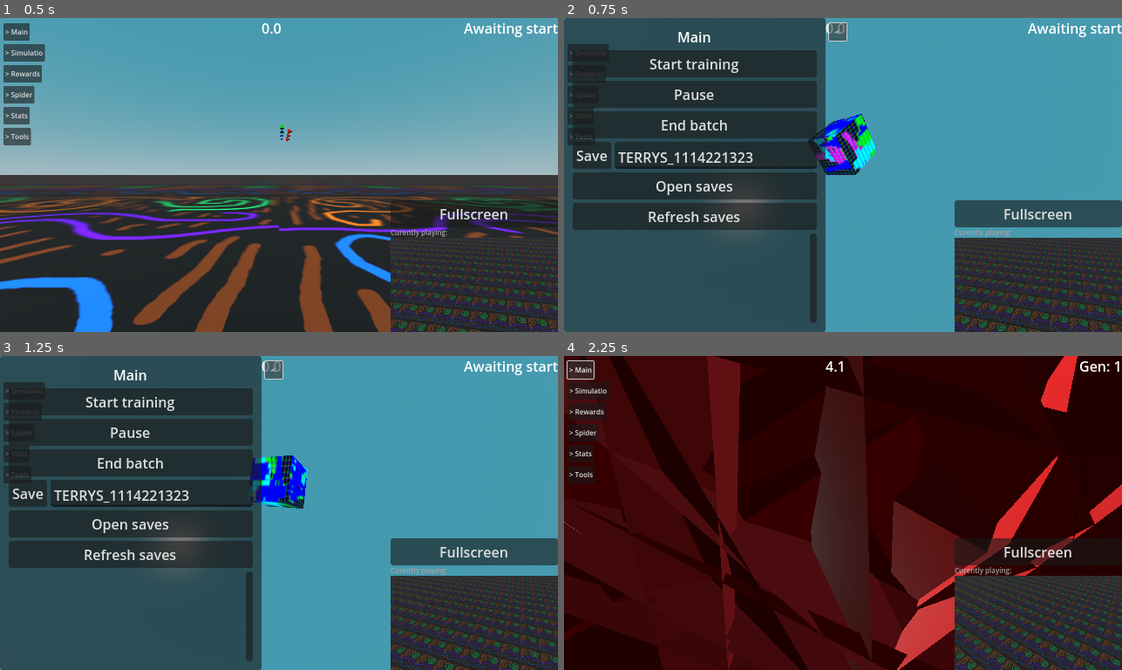
Above: before the commit, frames 1-4 (two rows, left to right).
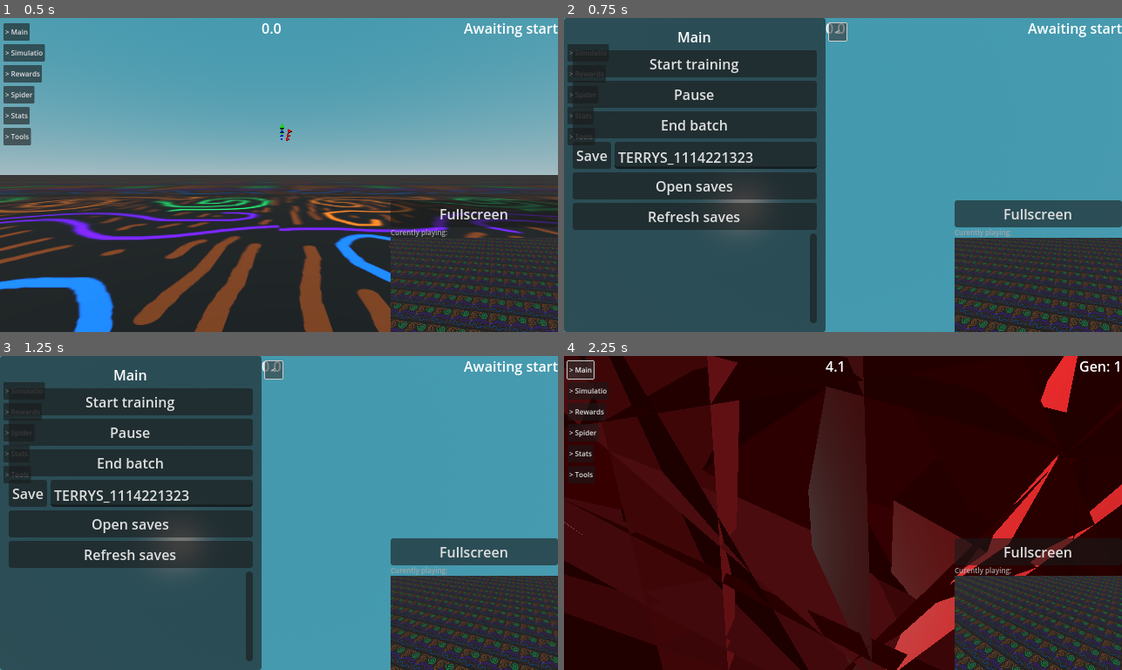
Above: after the commit, the same moments.

Repository: officialErnests/de-ai-ed
Game: Godot game, scene res://scenes/main.tscn
Same seed, same stepped clock (60 frames per second), same inputs: the game is played once before the commit and once after it.
Inputs:
- Up to frame 1 (0.5 s): no input
- Up to frame 2 (0.75 s): click "> Main" at 0.5 s
- Up to frame 3 (1.25 s): no input
- Up to frame 4 (2.25 s): click "End batch" at 1.25 s; click "<" at 2 s

Frame 1 is identical in both runs. In frame 2, 1.6% of the frame differs, in the area x 43-57%, y 30-50%; in frame 3, 1.5%; in frame 4, 2.7%, in the area x 2-87%, y 2-98%.

Commit message:
v0.2.7 tools - made tools

Diff:
--- a/project.godot
+++ b/project.godot
@@ -14,6 +14,10 @@
 run/main_scene="uid://btjrdo0mrklry"
 config/features=PackedStringArray("4.5", "GL Compatibility")
 config/icon="res://icon.svg"
+
+[autoload]
+
+global="*res://scripts/global.gd"
 
 [display]
 
--- a/scenes/main.tscn
+++ b/scenes/main.tscn
@@ -53,6 +53,7 @@
 
 [sub_resource type="StandardMaterial3D" id="StandardMaterial3D_o6xl0"]
 shading_mode = 0
+albedo_color = Color(0, 0, 1, 1)
 albedo_texture = ExtResource("5_tefeu")
 
 [sub_resource type="BoxMesh" id="BoxMesh_tipki"]
@@ -89,13 +90,15 @@
 mesh = SubResource("CylinderMesh_sugp2")
 skeleton = NodePath("../..")
 
-[node name="Floating_cam" type="Camera3D" parent="Camera_setup/NeckOrSmthing/Dron"]
+[node name="Floating_cam" type="Camera3D" parent="Camera_setup/NeckOrSmthing/Dron" node_paths=PackedStringArray("main_node")]
 transform = Transform3D(1, 0, 0, 0, -4.371139e-08, 1, 0, -1, -4.371139e-08, 0, 0, 0)
 cull_mask = 1048573
 current = true
 script = ExtResource("4_tbgi4")
+main_node = NodePath("../../../../Spidersss")
 
 [node name="Pointer" type="MeshInstance3D" parent="Camera_setup/NeckOrSmthing/Dron/Floating_cam"]
+transform = Transform3D(1, 0, 0, 0, 1, 0, 0, 0, 1, 0, 2, 0)
 visible = false
 material_override = SubResource("StandardMaterial3D_o6xl0")
 mesh = SubResource("BoxMesh_tipki")
@@ -866,7 +869,7 @@
 text = "Curently playing:"
 vertical_alignment = 2
 
-[node name="Spidersss" type="Node3D" parent="." node_paths=P …(956 unchanged characters)… ", "node_visualiser", "generation_count")]
+[node name="Spidersss" type="Node3D" parent="." node_paths=P …(956 unchanged characters)… ", "node_visualiser", "generation_count", "pointer_mesh", "camera")]
 script = ExtResource("7_tipki")
 start = NodePath("../Camera_setup/NeckOrSmthing/Dron/Floating_cam/Gui/Main/Panel/VBoxContainer/Start")
 pause_button = NodePath("../Camera_setup/NeckOrSmthing/Dron/Floating_cam/Gui/Main/Panel/VBoxContainer/Pause")
@@ -922,6 +925,8 @@
 timer = NodePath("../Lerning")
 node_visualiser = NodePath("../Camera_setup/NeckOrSmthing/Dron/Floating_cam/AiNodes")
 generation_count = NodePath("../Camera_setup/NeckOrSmthing/Dron/Floating_cam/GenCount/Label")
+pointer_mesh = NodePath("../Camera_setup/NeckOrSmthing/Dron/Floating_cam/Pointer")
+camera = NodePath("../Camera_setup/NeckOrSmthing/Dron/Floating_cam")
 
 [node name="Lerning" type="Timer" parent="."]
 one_shot = true
--- a/scripts/close_open_panel.gd
+++ b/scripts/close_open_panel.gd
@@ -20,6 +20,7 @@
 	is_moving = true
 
 	is_open = not is_open
+	global.menu_open = is_open
 
 	move()
 
--- a/scripts/drager.gd
+++ b/scripts/drager.gd
@@ -1,58 +1,88 @@
 extends Camera3D
+
+enum Tool {
+	VIEW,
+	GRAB,
+	KILL
+}
 
 @export var enabled = true
 @onready var pointer: Node3D = $Pointer
+@export var curent_tool := Tool.VIEW
+@export var main_node: Node
 
 var REACH = 100
-var drag_obj = null
-var drag_obj_offset = Vector3.ZERO
+var spider_selected = null
+var spider_selected_offset = Vector3.ZERO
+var just_selected = false
 var rotation_angle = 0
 var last_dist = 0
+var visible_pointer = false
 func _process(delta: float) -> void:
+	if global.menu_open:
+		pointer.visible = false
+	else:
+		pointer.visible = visible_pointer
 	if pointer.visible:
 		rotation_angle += delta
-		pointer.rotate_x(sin(rotation_angle) * 0.05 + 0.02)
-		pointer.rotate_y(sin(rotation_angle + 1) * 0.02 + 0.05)
-		pointer.rotate_z(sin(rotation_angle + 2) * 0.03 + 0.03)
+		pointer.rotate_x(sin(rotation_angle) * 0.05 * curent_tool + 0.02)
+		pointer.rotate_y(sin(rotation_angle + 1) * 0.02 * curent_tool + 0.05)
+		pointer.rotate_z(sin(rotation_angle + 2) * 0.03 * curent_tool + 0.03)
 
 		var intersection = curRaycast()
-
 		if intersection:
 			var mouse_position = get_viewport().get_mouse_position()
 			var ray_point_start = project_ray_origin(mouse_position)
 			last_dist = ray_point_start.distance_to(intersection['position'])
-
-			pointer.scale = Vector3.ONE * sqrt((intersection['position'] - ray_point_start).length()) * 0.5
-
-			if drag_obj:
-				pointer.global_position = intersection['position'] + Vector3.UP
-				drag_obj.linear_velocity = (intersection['position'] + Vector3.UP - drag_obj.global_position + drag_obj_offset) * delta * 100
-			else:
-				pointer.global_position = intersection['position']
+			pointer.global_position = intersection['position']
 		else:
 			var mouse_position = get_viewport().get_mouse_position()
 			var ray_point_start = project_ray_origin(mouse_position)
-			if drag_obj:
-				pointer.global_position = ray_point_start + Vector3.UP + project_ray_normal(mouse_position) * last_dist
-				drag_obj.linear_velocity = (ray_point_start + Vector3.UP + project_ray_normal(mouse_position) * last_dist - drag_obj.global_position + drag_obj_offset) * delta * 100
+			pointer.global_position = ray_point_start + Vector3.UP + project_ray_normal(mouse_position) * last_dist
+
+		pointerDetect(delta, intersection)
+
+func pointerDetect(delta, p_intersection):
+	match curent_tool:
+		Tool.VIEW:
+			if spider_selected:
+				if not just_selected: return
+				just_selected = false
+				main_node.loadPreview(spider_selected.get_parent().agent.getBrain())
 			else:
-				pointer.global_position = ray_point_start + Vector3.UP + project_ray_normal(mouse_position) * last_dist
+				just_selected = true
+		Tool.GRAB:
+			if spider_selected:
+				if p_intersection:
+					spider_selected.linear_velocity = (p_intersection['position'] + Vector3.UP - spider_selected.global_position + spider_selected_offset) * delta * 100
+				else:
+					var mouse_position = get_viewport().get_mouse_position()
+					var ray_point_start = project_ray_origin(mouse_position)
+					spider_selected.linear_velocity = (ray_point_start + Vector3.UP + project_ray_normal(mouse_position) * last_dist - spider_selected.global_position + spider_selected_offset) * delta * 100
+		Tool.KILL:
+			if spider_selected:
+				if main_node.canKill():
+					spider_selected.get_parent().agent.queue_free()
+					spider_selected = null
+				else:
+					spider_selected = null
+
 func _input(event: InputEvent) -> void:
 	if Input.mouse_mode == Input.MOUSE_MODE_VISIBLE and enabled:
-		pointer.visible = true
+		visible_pointer = true
 
 		if enabled and event is InputEventMouseButton:
 			if event.button_index == MOUSE_BUTTON_LEFT and event.pressed:
-				if drag_obj:
-					drag_obj = null
+				if spider_selected:
+					spider_selected = null
 				else:
 					var intersection = curRaycast()
 					if intersection and intersection['collider'].is_in_group('Movable'):
-						drag_obj = intersection['collider']
-						drag_obj_offset = drag_obj.global_position - intersection['position']
+						spider_selected = intersection['collider']
+						spider_selected_offset = spider_selected.global_position - intersection['position']
 	else:
-		if not drag_obj:
-			pointer.visible = false
+		if not spider_selected:
+			visible_pointer = false
 
 func curRaycast():
 	var mouse_position = get_viewport().get_mouse_position()
--- /dev/null
+++ b/scripts/global.gd
@@ -0,0 +1,3 @@
+extends Node
+
+var menu_open := false
--- a/scripts/spidersss.gd
+++ b/scripts/spidersss.gd
@@ -68,6 +68,8 @@
 @export var timer: Timer
 @export var node_visualiser: Node
 @export var generation_count: Label
+@export var pointer_mesh: MeshInstance3D
+@export var camera: Camera3D
 var intss = 0
 var spiders_arr = []
 var stats_arr
@@ -102,6 +104,9 @@
 	graph_show_avg.pressed.connect(graphShowAvg)
 	graph_show_min.pressed.connect(graphShowMin)
 
+	tool_viewer.pressed.connect(cursorView)
+	tool_drager.pressed.connect(cursorGrab)
+	tool_killer.pressed.connect(cursorKill)
 	timelapse_button.pressed.connect(timelapsePressed)
 	load_preview_button.pressed.connect(spiderSaveLoad)
 	unload_preview_button.pressed.connect(unloadPreview)
@@ -112,6 +117,26 @@
 	refreshFiles()
 	refreshGraphs()
 
+func canKill():
+	var res = 0
+	for spider in spiders_arr: if spider: res += 1
+	return res > 1
+
+
+func cursorGrab():
+	camera.curent_tool = camera.Tool.GRAB
+	pointer_mesh.material_override.albedo_color = Color(0, 0, 1, 1)
+	pass
+
+func cursorView():
+	camera.curent_tool = camera.Tool.VIEW
+	pointer_mesh.material_override.albedo_color = Color(0, 1, 0, 1)
+	pass
+
+func cursorKill():
+	camera.curent_tool = camera.Tool.KILL
+	pointer_mesh.material_override.albedo_color = Color(1, 0, 0, 1)
+	pass
 
 func loadGeneration():
 	if stats_arr["spider_saves"].size() < load_spider_int.value: return
@@ -128,7 +153,6 @@
 	loadSpiders(best_spider)
 	refreshGraphs()
 	startRound()
-
 
 func timelapsePressed() -> void:
 	if is_timelapse_playing:
@@ -336,7 +360,6 @@
 		pause_button.text = "resume"
 		timer.paused = true
 
-
 func restart():
 	timer.paused = false
 	start.text = "Restart training"
@@ -350,7 +373,9 @@
 	trainLoop()
 
 func clear_spiders():
-	for spider in spiders_arr: spider.queue_free()
+	for spider in spiders_arr:
+		if not spider: continue
+		spider.queue_free()
 	spiders_arr.clear()
 
 func forceEnd():
@@ -377,6 +402,7 @@
 		var point_arr = []
 		var creature_arr = []
 		for spider in spiders_arr:
+			if not spider: continue
 			point_arr.append(spider.getPoints())
 			creature_arr.append(spider.getBrain())
 		var randomm_picker = WeightedRandom.new(point_arr, creature_arr)
@@ -481,7 +507,6 @@
 	spiders_arr.append(temp_spider)
 	if random_spawn.button_pressed:
 		temp_spider.randomize(random_spawn_direction)
-
 
 class WeightedRandom:
 	var arr_probablity
Not shown, added: scripts/global.gd.uid
